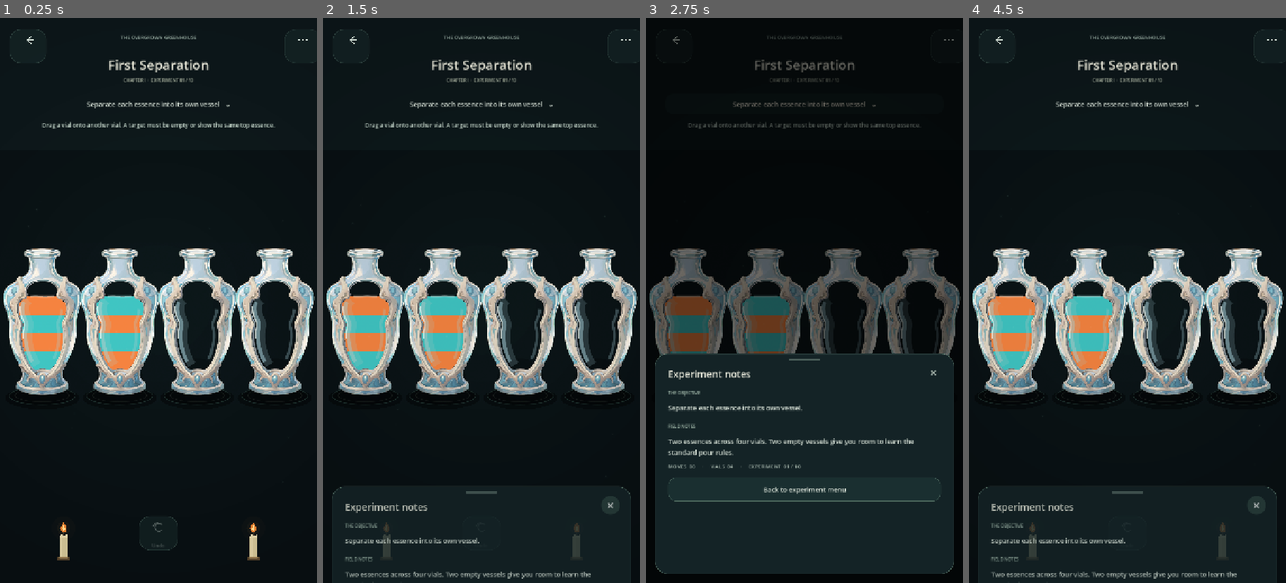
Above: before the commit, frames 1-4 (left to right).
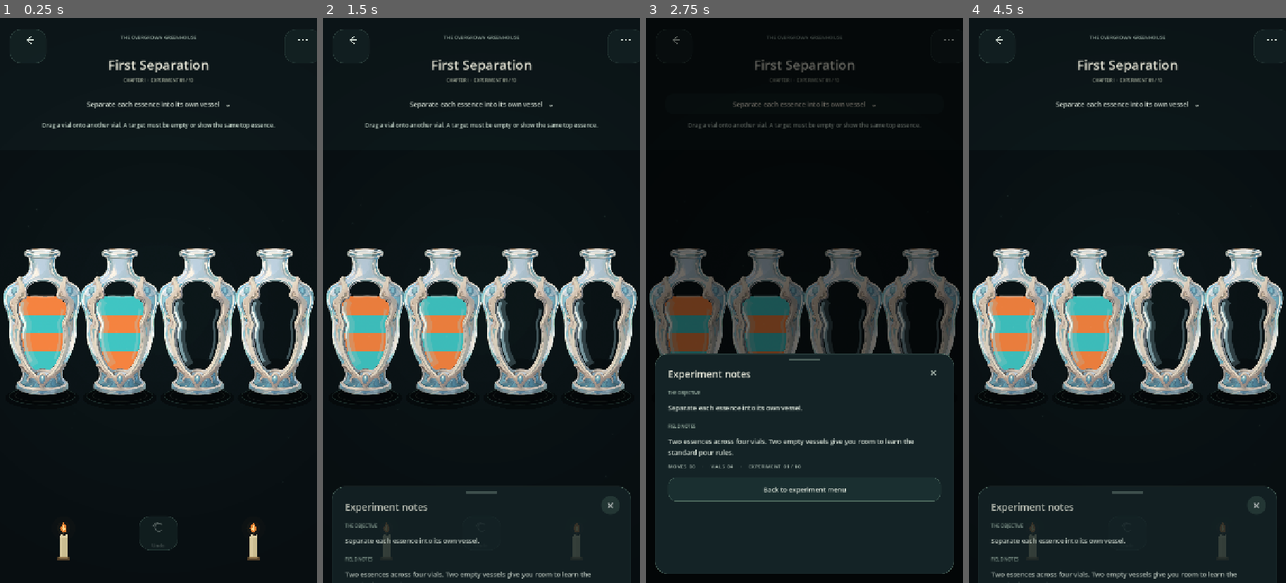
Above: after the commit, the same moments.

Repository: Kryodo/spell-sort-game
Game: Godot game, scene res://scenes/dark_sorting_slots_prototype.tscn
The game is run twice, just before and just after one commit, with the same random seed, the same clock (stepped at 60 frames per second) and the same inputs. This scene is started directly instead of the project's main scene.
Inputs:
- Up to frame 1 (0.25 s): no input
- Up to frame 2 (1.5 s): click "Separate each essence into it…" at 0.5 s; click "×" at 1.25 s
- Up to frame 3 (2.75 s): click "Separate each essence into it…" at 2 s
- Up to frame 4 (4.5 s): click "×" at 2.75 s; click "Separate each essence into it…" at 3.5 s; click "×" at 4.25 s

The runs differ from the first frame. In frame 1, 0.8% of the frame differs, in the area x 6-94%, y 49-62%; in frame 2, 0.8%; in frame 3, 0.2%; in frame 4, 0.8%.

Commit message:
Restore earlier glass highlights with fixed geometry

Diff:
--- a/scripts/asset_fantasy_alchemy_bottle.gd
+++ b/scripts/asset_fantasy_alchemy_bottle.gd
@@ -36,6 +36,7 @@
 var _glass_main_left := PackedVector2Array()
 var _glass_core_left := PackedVector2Array()
 var _glass_bounce_right := PackedVector2Array()
+var _glass_specular_glint := PackedVector2Array()
 
 
 func _ready() -> void:
@@ -598,16 +599,18 @@
 	_glass_main_left.clear()
 	_glass_core_left.clear()
 	_glass_bounce_right.clear()
+	_glass_specular_glint.clear()
 	if _window_profile.size() < 8 or vial_art == null:
 		return
 
 	var rect := _get_vessel_rect()
-	# These paths belong to the glass silhouette. They never depend on fill
-	# height or liquid-layer boundaries.
-	_glass_halo_left = _chamber_edge_points(rect, true, 0.06, 0.94, rect.size.x * 0.040)
-	_glass_main_left = _chamber_edge_points(rect, true, 0.08, 0.90, rect.size.x * 0.022)
-	_glass_core_left = _chamber_edge_points(rect, true, 0.14, 0.58, rect.size.x * 0.008)
-	_glass_bounce_right = _chamber_edge_points(rect, false, 0.18, 0.86, rect.size.x * 0.026)
+	# Restore the earlier layered highlight treatment, but construct each path
+	# over the fixed chamber silhouette instead of the currently filled bands.
+	_glass_halo_left = _chamber_edge_points(rect, true, 0.06, 0.94, rect.size.x * 0.030)
+	_glass_main_left = _chamber_edge_points(rect, true, 0.08, 0.90, rect.size.x * 0.016)
+	_glass_core_left = _chamber_edge_points(rect, true, 0.14, 0.58, rect.size.x * 0.006)
+	_glass_bounce_right = _chamber_edge_points(rect, false, 0.18, 0.86, rect.size.x * 0.020)
+	_glass_specular_glint = _chamber_edge_points(rect, true, 0.22, 0.48, rect.size.x * 0.006 + 1.5)
 
 
 func _draw_chamber_reflections(rect: Rect2) -> void:
@@ -615,19 +618,20 @@
 		return
 
 	var reflection_color: Color = _get_liquid_reflection_color()
-	var halo_color := Color(reflection_color.r, reflection_color.g, reflection_color.b, 0.20)
-	var main_color := Color(reflection_color.r, reflection_color.g, reflection_color.b, 0.52)
-	var right_color := Color(reflection_color.r, reflection_color.g, reflection_color.b, 0.30)
-
-	# The same glass highlights remain visible at every fill level. Only their
-	# tint responds to the mixture inside; the geometry is cached and fixed.
-	draw_polyline(_glass_halo_left, halo_color, maxf(3.0, rect.size.x * 0.050), true)
-	draw_polyline(_glass_main_left, main_color, maxf(1.8, rect.size.x * 0.022), true)
-	draw_polyline(_glass_core_left, Color(0.96, 1.0, 0.98, 0.76), maxf(1.0, rect.size.x * 0.009), true)
-	draw_polyline(_glass_bounce_right, right_color, maxf(1.4, rect.size.x * 0.016), true)
-
-	# This separate, short glint is the liquid meniscus and correctly follows
-	# the liquid surface. It is intentionally much softer than the glass edge.
+	var halo_color := Color(reflection_color.r, reflection_color.g, reflection_color.b, 0.25)
+	var main_color := Color(reflection_color.r, reflection_color.g, reflection_color.b, 0.62)
+	var right_color := Color(reflection_color.r, reflection_color.g, reflection_color.b, 0.34)
+
+	# These are the original layered strokes and strengths. Their paths are
+	# cached against the complete vessel and never follow liquid boundaries.
+	draw_polyline(_glass_halo_left, halo_color, maxf(3.0, rect.size.x * 0.045), true)
+	draw_polyline(_glass_main_left, main_color, maxf(1.8, rect.size.x * 0.018), true)
+	draw_polyline(_glass_core_left, Color(0.94, 0.98, 0.97, 0.78), maxf(1.0, rect.size.x * 0.010), true)
+	draw_polyline(_glass_bounce_right, right_color, maxf(1.4, rect.size.x * 0.014), true)
+	draw_polyline(_glass_specular_glint, Color(0.98, 1.0, 0.96, 0.92), maxf(1.0, rect.size.x * 0.012), true)
+
+	# This is the only highlight that follows fill height: it represents the
+	# liquid's actual meniscus, not a reflection in the stationary glass wall.
 	_draw_liquid_surface_reflection(rect)
 
 
